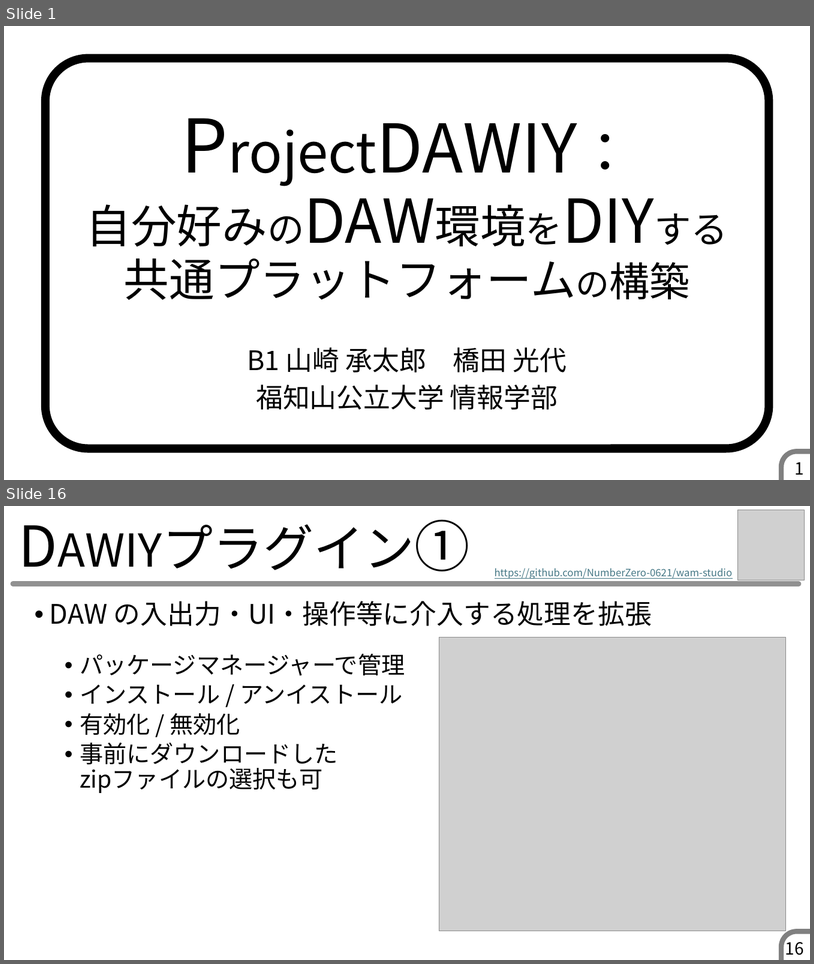
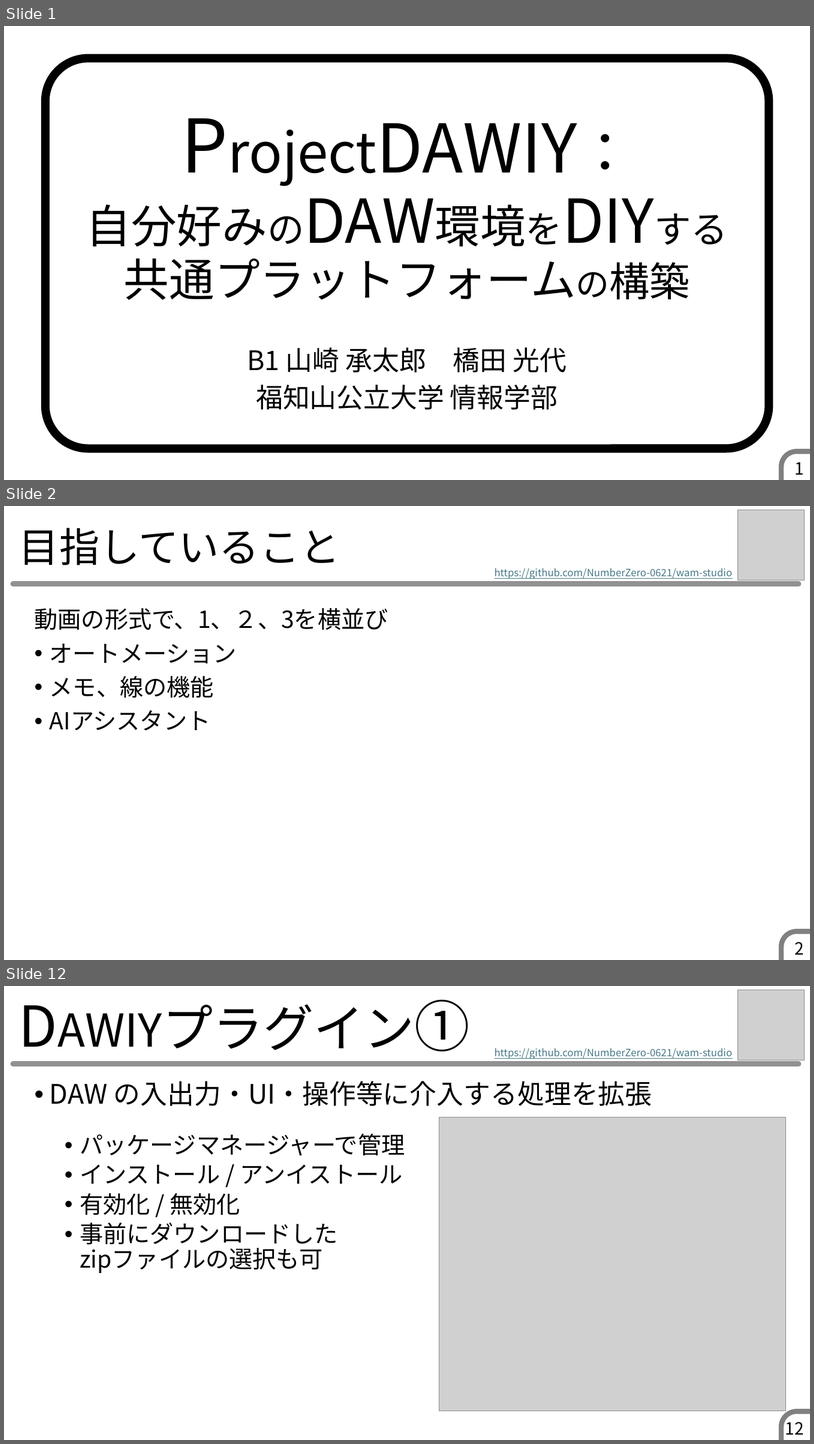
Before and after one commit to muse-studio/pbl2025, a slide deck: 発表スライド・ポスター/EC79_DAWIY_スライド.pptx. Shown one above the other, each under a label of ours: slides 1 and 16 before the commit, slides 1, 2 and 12 after it; the slides between them are not shown. The pictures are 814x964 and 814x1444 pixels, drawn with LibreOffice and Linux fonts; fonts in the diff are those of the drawing; grey boxes stand for pictures. Boxes give left, top, right and bottom in pixels: in the first picture for what was removed or moved away, otherwise in the second. Text is boxed around its words. In the diff, an @@ line names an element or a change of style, - is before the commit and + after.

```diff
--- a/発表スライド・ポスター/EC79_DAWIY_スライド.pptx
+++ b/発表スライド・ポスター/EC79_DAWIY_スライド.pptx
@@ slide 2 added at bbox=[4, 506, 810, 960], background #FFFFFF; not listed: 2 template elements that a slide beside it also shows @@
@@ picture added at bbox=[738, 510, 805, 580] @@
@@ title added at bbox=[19, 528, 340, 565], 48 pt, text #000000 @@
+目指していること
@@ text added at bbox=[495, 568, 733, 579], 12 pt, text #467886, underline @@
+https://github.com/NumberZero-0621/wam-studio
@@ text added at bbox=[35, 608, 389, 730], 28 pt, text #000000 @@
+動画の形式で、1、２、3を横並び
+• オートメーション
+• メモ、線の機能
+• AIアシスタント
@@ page number added at bbox=[795, 942, 804, 954], 20 pt, text #000000 @@
+2
@@ what was slide 16 is now slide 12 @@
@@ page number at bbox=[786, 1417, 804, 1434]: text changed @@
-16
+12
```
Also in this commit, not shown: 19 slides changed, 9 other slides added, 1 slide removed.
